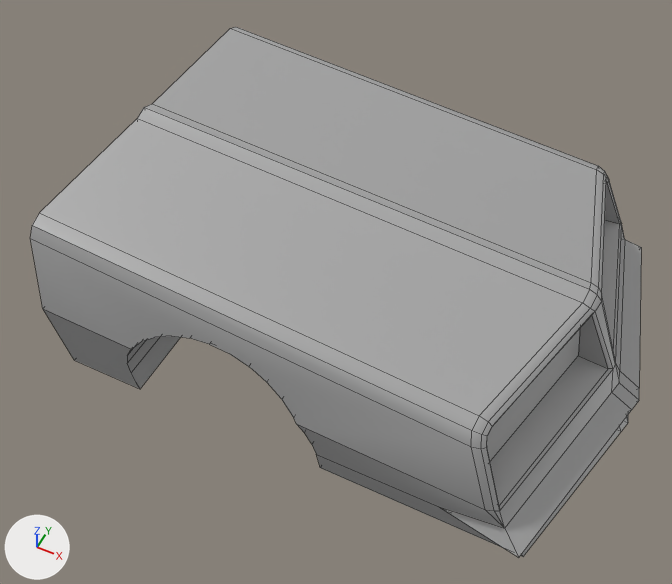
An edit to the FBX model Assets/Assets/CarComponents/Firebird/SM_Firebird_Bonnet.fbx, drawn before and after from the same camera.
Camera for both pictures: a 50 mm camera at (2.3, -2.67, 3.48) aimed at (1.05, -0.18, 0.37). Every picture has the same lights, and +X, +Y and +Z are marked at lower left. Mesh edges are drawn as thin lines. Where no turn or scale is listed for an object, it has been applied to the vertices.

Script lines for the objects in view, before the commit:
```python
me_mesh = bpy.data.meshes.new('Mesh')
me_mesh.from_pydata(...)  # 189 vertices, 138 faces; spans x 0.0..2.42, y -0.92..0.92, z 0.0..0.91
me_mesh.materials.append(mat_standardsurface1)  # grey #aaaaaa
ob_sm_firebird_bonnet = bpy.data.objects.new('SM_Firebird_Bonnet', me_mesh)
ob_sm_firebird_bonnet.location = (0.0, 0.0, 0.0)
```
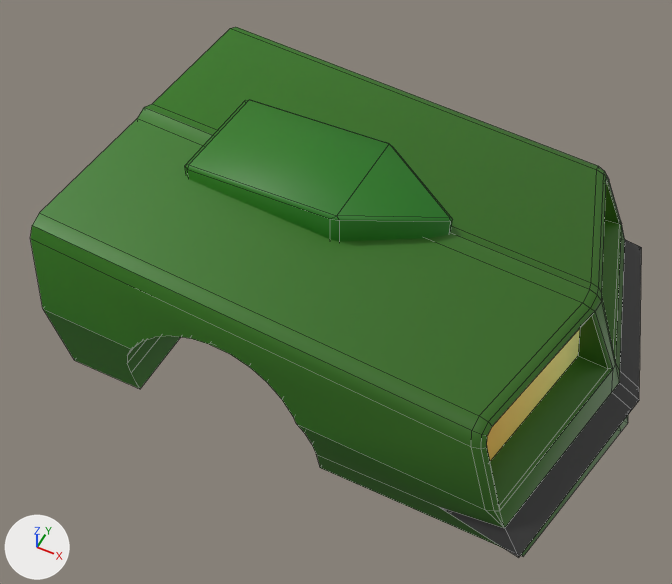
The newer file is also turned or shifted as a whole; pictures and numbers use the older file's frame.

Changed parts and their boxes (x1, y1, x2, y2) in the pictures (672 x 584 px):
part 1 of me_mesh, added (green)
    after: (185, 100, 453, 241)
part 2 of me_mesh, recoloured (grey to green)
    both: (30, 27, 641, 557)

Edits to the bpy script that builds the scene:
```text
Add img_t_gradient_png:
    img_t_gradient_png = load_image('T_Gradient.png', '../../Gianluca/T_Gradient.png', 2048, 2048, 'sRGB')
Add mat_m_firebird:
    mat_m_firebird = principled_material('M_Firebird')
    mat_m_firebird.texture = img_t_gradient_png
Change me_mesh:
    used by ob_sm_firebird_bonnet; location = (0.0, 0.0, 0.0)
    remove me_mesh.from_pydata(...)  # 189 vertices, 138 faces; spans x 0.0..2.42, y -0.92..0.92, z 0.0..0.91
    add me_mesh.from_pydata(...)  # 214 vertices, 160 faces; spans x 0.0..2.42, y -0.92..0.92, z 0.0..0.91
    me_mesh part 1: a new loose piece of 25 vertices spanning x 0.38..1.49, y -0.27..0.27, z 0.74..0.91, in mat_m_firebird (picture img_t_gradient_png)
    me_mesh part 2: 138 faces spanning x 0.0..2.42, y -0.92..0.92, z 0.0..0.91 switch from mat_standardsurface1 (grey #aaaaaa) to mat_m_firebird (picture img_t_gradient_png)
```
